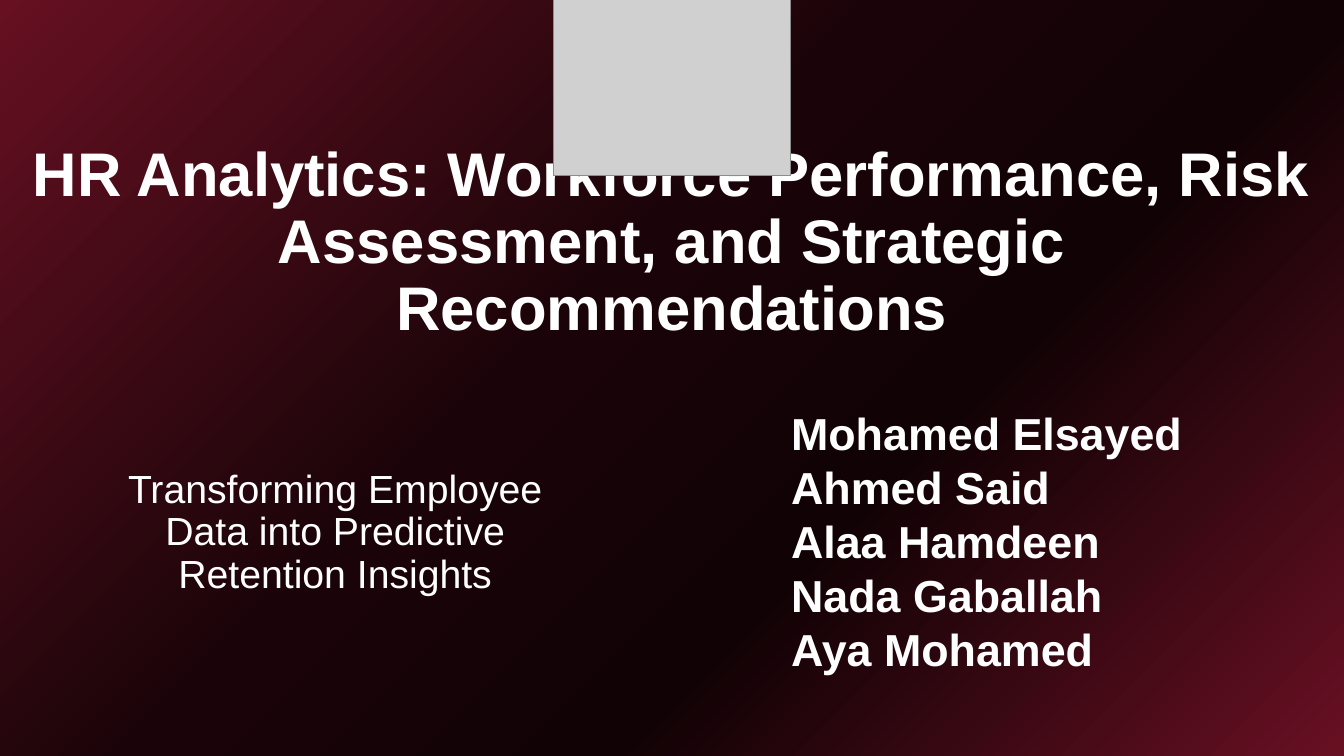
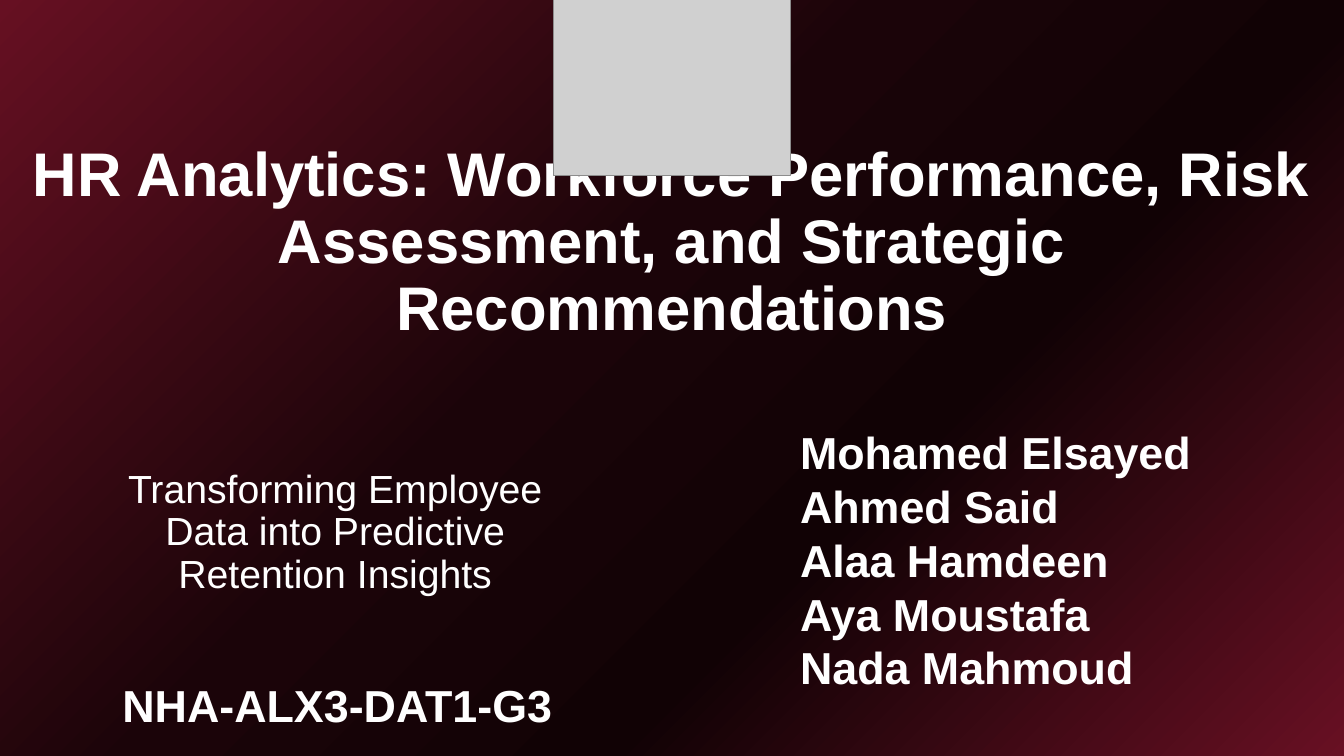
Before and after one commit to nhahub/NHA-207, a slide deck: slide 1 of Presentation/HR Presentation.pptx. Drawn at 1344x756 pixels with LibreOffice and Linux fonts; fonts in the diff are those of the drawing; grey boxes stand for pictures. Boxes give left, top, right and bottom in pixels: in the first picture for what was removed or moved away, otherwise in the second. Text is boxed around its words. In the diff, an @@ line names an element or a change of style, - is before the commit and + after.

```diff
--- a/Presentation/HR Presentation.pptx
+++ b/Presentation/HR Presentation.pptx
@@ text "Mohamed Elsayed": place and size @@
-text "Mohamed Elsayed" at (791,417,1182,674)
+text "Mohamed Elsayed" at (800,436,1190,685)
@@ text at (800,598,1133,685): text changed @@
-Nada Gaballah
-Aya Mohamed
+Aya Moustafa
+Nada Mahmoud
@@ text added at (122,690,552,723), 32 pt, text #FFFFFF, bold @@
+NHA-ALX3-DAT1-G3
```
Also in this commit, not shown: 1 other slide changed, 1 slide added, 3 slides removed.
